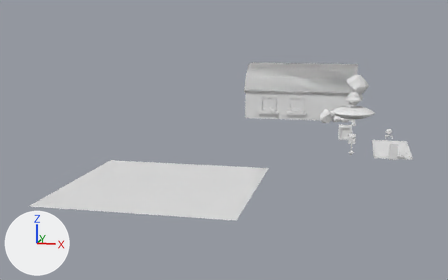
A saved change to the Blender file Assets/BLENDERART/Farm.blend.
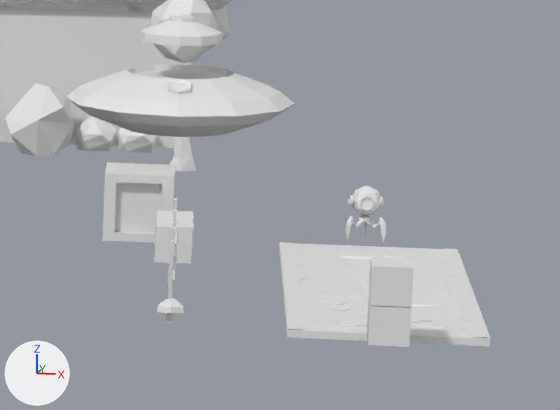
There are two pictures of each version: one whole from a 50 mm camera at (0.7, -83.3, 17.9) aimed at (-18.3, 4.5, 0.5), one close up on the part from 71% to 95% of the width and 33% to 61% of the height. Arrows for +X, +Y and +Z are at lower left; the lights stay in place.
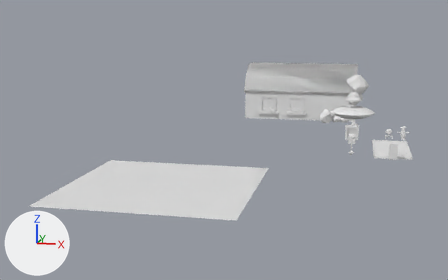
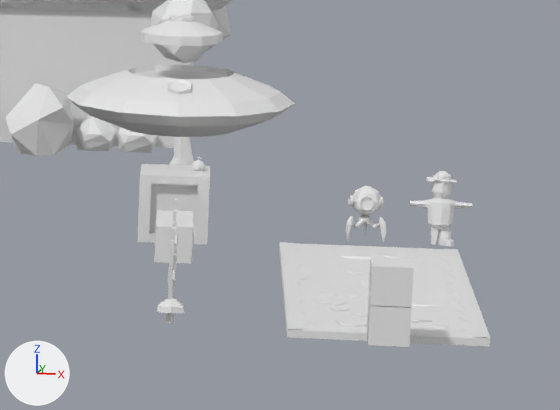
The change, as a diff of the scene's bpy script:
```diff
--- a/Assets/BLENDERART/Farm.blend.py
+++ b/Assets/BLENDERART/Farm.blend.py
@@ me_cylinder_012 @@
+me_cylinder_012.from_pydata(...)  # 74 vertices, 64 faces; spans x -1.0..1.0, y -2.24..1.0, z -1.31..1.0
@@ me_cylinder_019 @@
+me_cylinder_019.from_pydata(...)  # 68 vertices, 62 faces; spans x -1.54..1.42, y -1.54..1.38, z -1.33..1.18
@@ me_cylinder_017 @@
+me_cylinder_017.from_pydata(...)  # 48 vertices, 38 faces; spans x -1.02..1.02, y -1.02..1.02, z -1.17..1.02
@@ me_cylinder_016 @@
+me_cylinder_016.from_pydata(...)  # 88 vertices, 74 faces; spans x 0.0..2.28, y -1.08..1.08, z -1.92..1.42
@@ me_cylinder_005 @@
+me_cylinder_005.from_pydata(...)  # 48 vertices, 41 faces; spans x -0.84..0.86, y -0.83..0.83, z -1.06..0.87
@@ ob_cube_055 @@
 ob_cube_055 = bpy.data.objects.new('Cube.055', me_cube_067)
-ob_cube_055.location = (-1.04, 12.5, 0.9)
+ob_cube_055.location = (-0.02, 12.5, 0.9)
@@ ob_cylinder_022 @@
+ob_cylinder_022 = bpy.data.objects.new('Cylinder.022', me_cylinder_012)
+ob_cylinder_022.location = (7.69, 12.2, 0.28)
+ob_cylinder_022.rotation_euler = (0.0, 0.0, 0.427)  # degrees (0, 0, 24)
+ob_cylinder_022.scale = (0.176, 0.176, 0.176)
@@ ob_cylinder_021 @@
+ob_cylinder_021 = bpy.data.objects.new('Cylinder.021', me_cylinder_019)
+ob_cylinder_021.location = (7.54, 12.25, 2.05)
+ob_cylinder_021.scale = (0.294, 0.294, 0.118)
@@ ob_cylinder_020 @@
+ob_cylinder_020 = bpy.data.objects.new('Cylinder.020', me_cylinder_017)
+ob_cylinder_020.location = (7.53, 12.24, 1.75)
+ob_cylinder_020.scale = (0.274, 0.274, 0.274)
@@ ob_cylinder_019 @@
+ob_cylinder_019 = bpy.data.objects.new('Cylinder.019', me_cylinder_016)
+ob_cylinder_019.location = (7.54, 12.23, 0.88)
+ob_cylinder_019.scale = (0.382, 0.316, 0.431)
+_m = ob_cylinder_019.modifiers.new('Mirror', 'MIRROR')
@@ ob_cylinder_018 @@
+ob_cylinder_018 = bpy.data.objects.new('Cylinder.018', me_cylinder_005)
+ob_cylinder_018.location = (0.63, 12.63, 2.1)
+ob_cylinder_018.scale = (0.205, 0.205, 0.205)
+_m = ob_cylinder_018.modifiers.new('Triangulate', 'TRIANGULATE')
```

Location of each change, [x1, y1, x2, y2] in pixels of the close-ups (560 x 410 px):
'Cube.055', moved
    before: [102, 162, 175, 243]
    after: [137, 164, 210, 245]
'Cylinder.019', added
    after: [410, 197, 472, 245]
'Cylinder.020', added
    after: [432, 178, 452, 198]
'Cylinder.022', added
    after: [438, 230, 454, 246]
'Cylinder.021', added
    after: [426, 171, 457, 182]
'Cylinder.018', added
    after: [192, 158, 205, 171]
